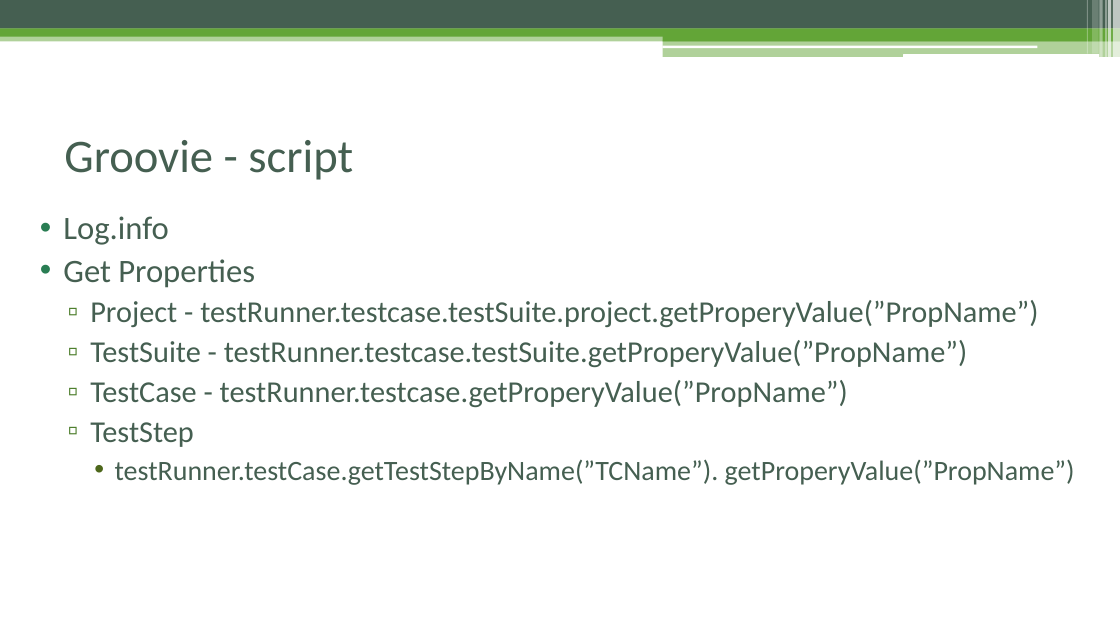
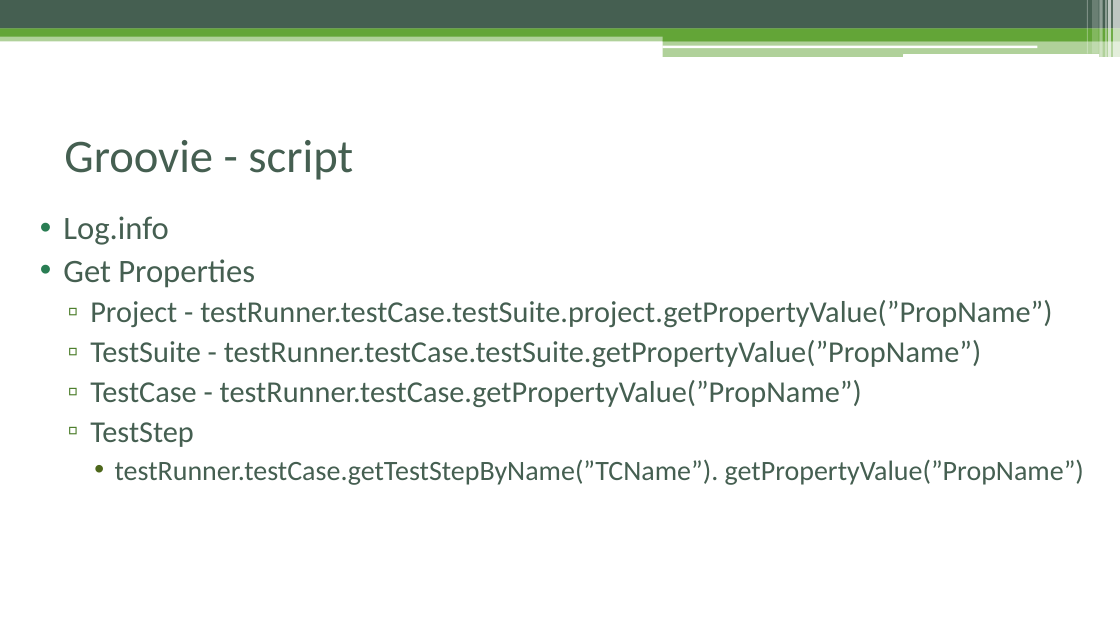
Before and after one commit to czyzyk29/SoapUI_Workshop, a slide deck: slide 44 of Warsztat_soapUI.pptx (slide 45 before the commit). Drawn at 1120x630 pixels with LibreOffice and Linux fonts; fonts in the diff are those of the drawing. Boxes give left, top, right and bottom in pixels: in the first picture for what was removed or moved away, otherwise in the second. Text is boxed around its words. In the diff, an @@ line names an element or a change of style, - is before the commit and + after.

Commit message:
update project and presentation

```diff
--- a/Warsztat_soapUI.pptx
+++ b/Warsztat_soapUI.pptx
@@ text at (90, 300, 1052, 407): text changed @@
-  ▫ Project - testRunner.testcase.testSuite.project.getProperyValue(”PropName”)
-  ▫ TestSuite - testRunner.testcase.testSuite.getProperyValue(”PropName”)
-  ▫ TestCase - testRunner.testcase.getProperyValue(”PropName”)
+  ▫ Project - testRunner.testCase.testSuite.project.getPropertyValue(”PropName”)
+  ▫ TestSuite - testRunner.testCase.testSuite.getPropertyValue(”PropName”)
+  ▫ TestCase - testRunner.testCase.getPropertyValue(”PropName”)
@@ text at (115, 459, 1084, 485): text changed @@
-    • testRunner.testCase.getTestStepByName(”TCName”). getProperyValue(”PropName”)
+    • testRunner.testCase.getTestStepByName(”TCName”). getPropertyValue(”PropName”)
```
Also in this commit, not shown: 13 other slides changed, 1 slide removed, 3 other files.
